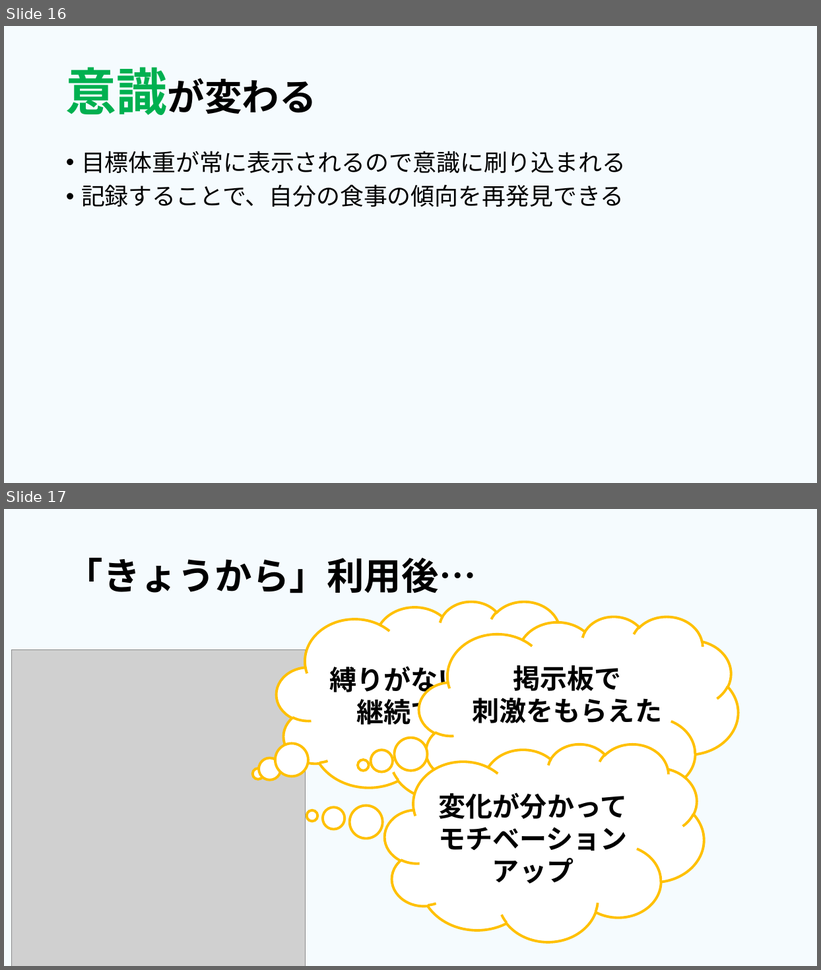
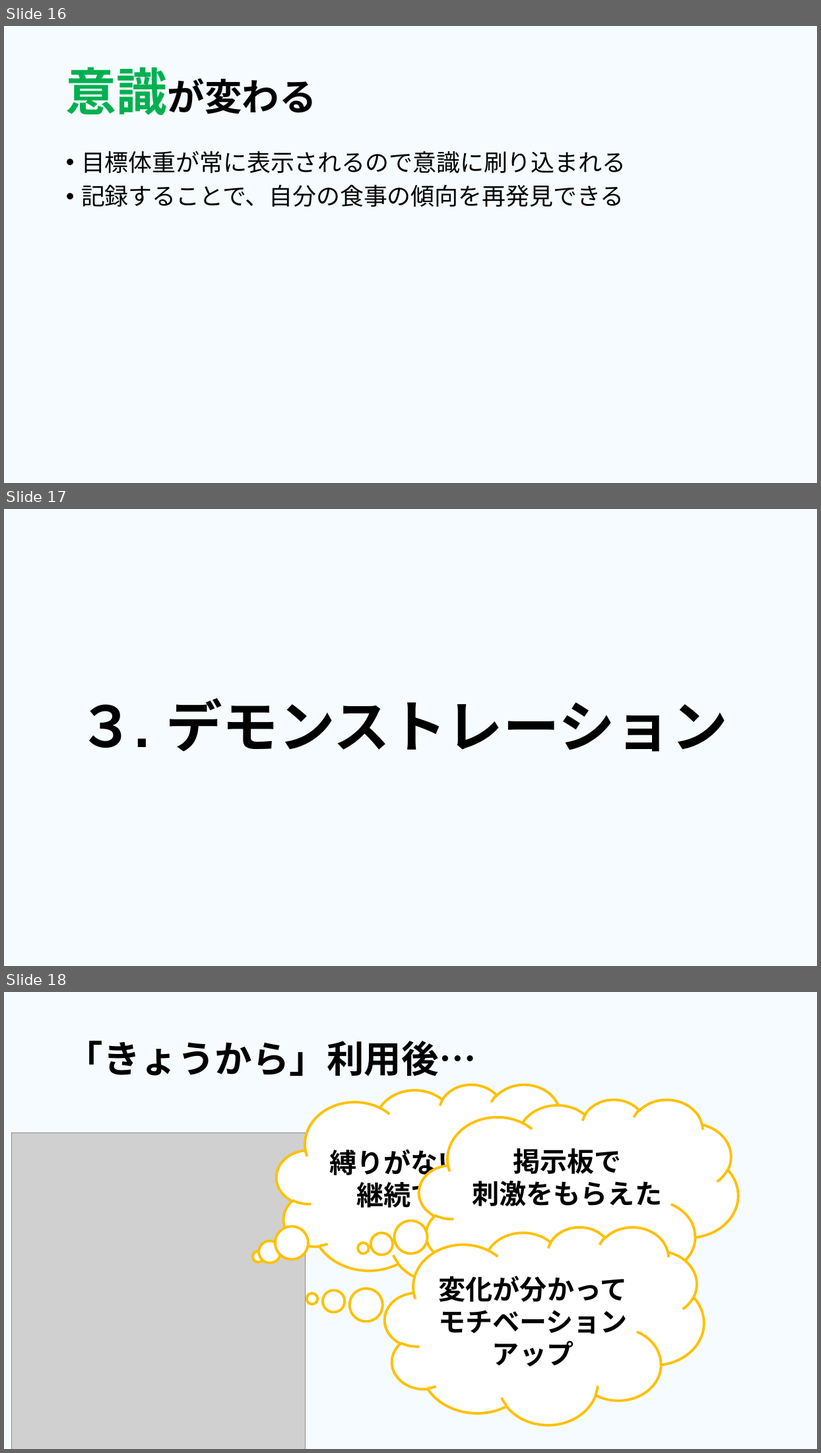
Before and after one commit to dojo2023/E-4, a slide deck: 共有用フォルダー/成果発表.pptx. Shown one above the other, each under a label of ours: slides 16 and 17 before the commit, slides 16, 17 and 18 after it. The pictures are 821x970 and 821x1453 pixels, drawn with LibreOffice and Linux fonts; fonts in the diff are those of the drawing; grey boxes stand for pictures. Boxes give left, top, right and bottom in pixels: in the first picture for what was removed or moved away, otherwise in the second. Text is boxed around its words. In the diff, an @@ line names an element or a change of style, - is before the commit and + after.

```diff
--- a/共有用フォルダー/成果発表.pptx
+++ b/共有用フォルダー/成果発表.pptx
@@ slide 17 added at bbox=[4, 509, 817, 966], background #00B0F0 at 4% opacity @@
@@ text added at bbox=[78, 698, 727, 752], 66.6 pt, text #000000, bold @@
+３. デモンストレーション
@@ what was slide 17 is now slide 18 @@
```
Also in this commit, not shown: 6 slides changed.
